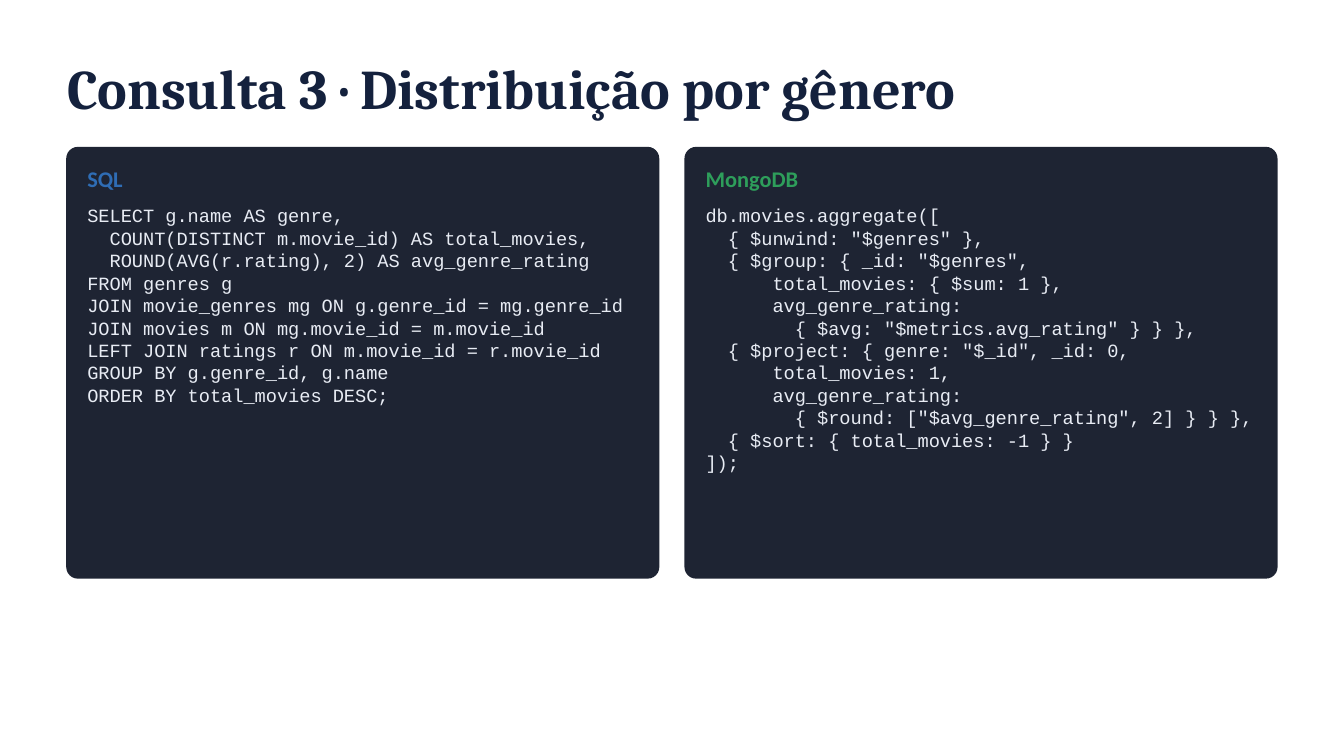
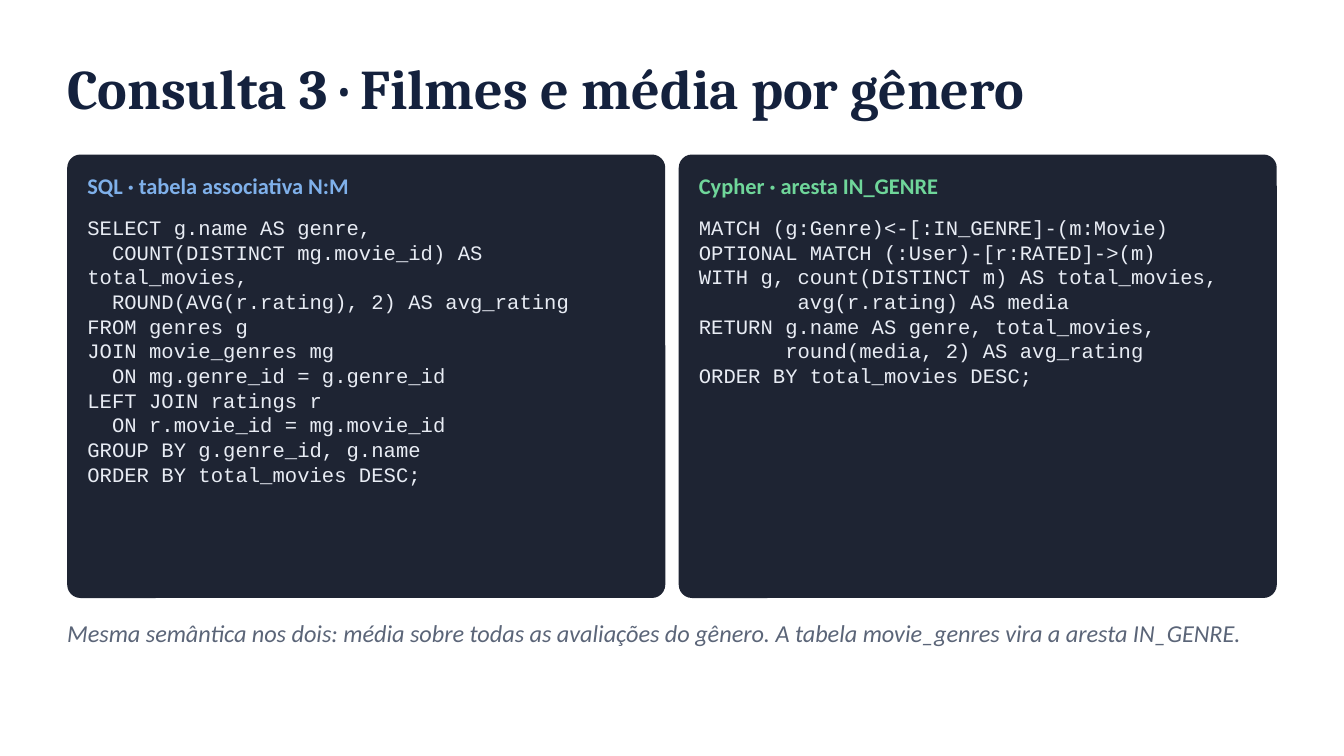
Before and after one commit to FineiasAntonio/BancoDeDados, a slide deck: slide 10 of docs/apresentacao.pptx (slide 11 before the commit). Drawn at 1344x756 pixels with LibreOffice and Linux fonts; fonts in the diff are those of the drawing. Boxes give left, top, right and bottom in pixels: in the first picture for what was removed or moved away, otherwise in the second. Text is boxed around its words. In the diff, an @@ line names an element or a change of style, - is before the commit and + after.

```diff
--- a/docs/apresentacao.pptx
+++ b/docs/apresentacao.pptx
@@ text at box(67, 69, 1024, 122): text changed @@
-Consulta 3 · Distribuição por gênero
+Consulta 3 · Filmes e média por gênero
@@ rounded rectangle: place and size @@
-rounded rectangle at box(67, 148, 659, 578)
+rounded rectangle at box(67, 155, 665, 598)
@@ rounded rectangle at box(67, 155, 665, 598): outline #1E2433 1 pt to none; proportions changed @@
@@ text at box(87, 178, 348, 197): text changed; text colour #2F6DB5 to #7FB0EA @@
-SQL
+SQL · tabela associativa N:M
@@ rounded rectangle at box(679, 155, 1277, 598): outline #1E2433 1 pt to none; proportions changed @@
@@ rounded rectangle: place and size @@
-rounded rectangle at box(685, 148, 1277, 578)
+rounded rectangle at box(679, 155, 1277, 598)
@@ text added at box(699, 178, 938, 198), 12 pt, text #6FD69A, bold @@
+Cypher · aresta IN_GENRE
@@ text removed at box(706, 172, 799, 191) @@
-MongoDB
@@ text at box(87, 221, 421, 486): size 10 to 11 pt in "SELECT g.name AS genre,", "FROM genres g", "GROUP BY g.genre_id, g.name", "ORDER BY total_movies DESC;" @@
@@ text "SELECT g.name AS genre,": place and size @@
-text "SELECT g.name AS genre," at box(87, 209, 623, 406)
+text "SELECT g.name AS genre," at box(87, 221, 568, 486)
@@ text at box(699, 220, 1218, 387): text changed; size 10 to 11 pt @@
-db.movies.aggregate([
-{ $unwind: "$genres" },
-{ $group: { _id: "$genres",
-total_movies: { $sum: 1 },
-avg_genre_rating:
-{ $avg: "$metrics.avg_rating" } } },
-{ $project: { genre: "$_id", _id: 0,
-total_movies: 1,
-avg_genre_rating:
-{ $round: ["$avg_genre_rating", 2] } } },
-{ $sort: { total_movies: -1 } }
-]);
+MATCH (g:Genre)<-[:IN_GENRE]-(m:Movie)
+OPTIONAL MATCH (:User)-[r:RATED]->(m)
+WITH g, count(DISTINCT m) AS total_movies,
+avg(r.rating) AS media
+RETURN g.name AS genre, total_movies,
+round(media, 2) AS avg_rating
+ORDER BY total_movies DESC;
@@ text at box(87, 245, 568, 314): text changed; size 10 to 11 pt @@
-COUNT(DISTINCT m.movie_id) AS total_movies,
-ROUND(AVG(r.rating), 2) AS avg_genre_rating
+COUNT(DISTINCT mg.movie_id) AS total_movies,
+ROUND(AVG(r.rating), 2) AS avg_rating
@@ text at box(87, 344, 446, 437): text changed; size 10 to 11 pt @@
-JOIN movie_genres mg ON g.genre_id = mg.genre_id
-JOIN movies m ON mg.movie_id = m.movie_id
-LEFT JOIN ratings r ON m.movie_id = r.movie_id
+JOIN movie_genres mg
+ON mg.genre_id = g.genre_id
+LEFT JOIN ratings r
+ON r.movie_id = mg.movie_id
@@ text added at box(67, 625, 1241, 646), 13 pt, text #5B6578, italic @@
+Mesma semântica nos dois: média sobre todas as avaliações do gênero. A tabela movie_genres vira a aresta IN_GENRE.
```
Also in this commit, not shown: 4 other slides changed, 8 slides added, 5 slides removed.
